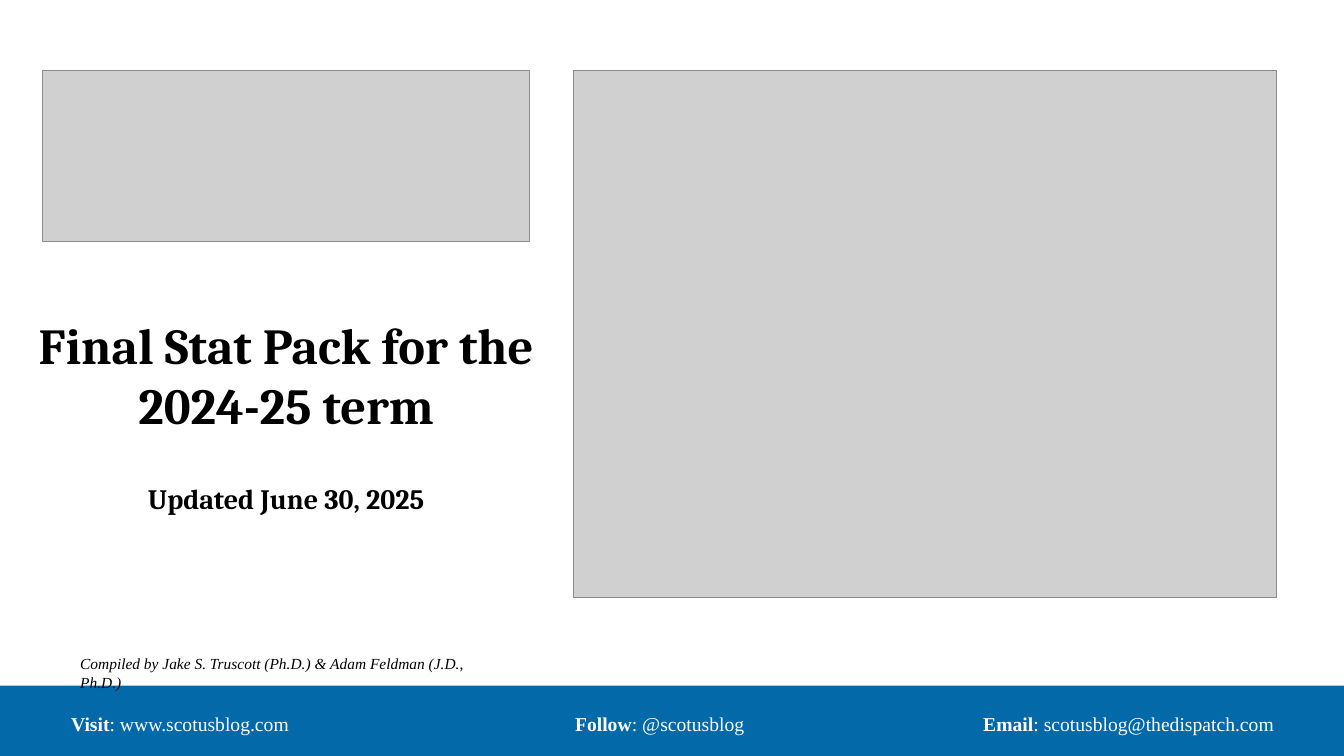
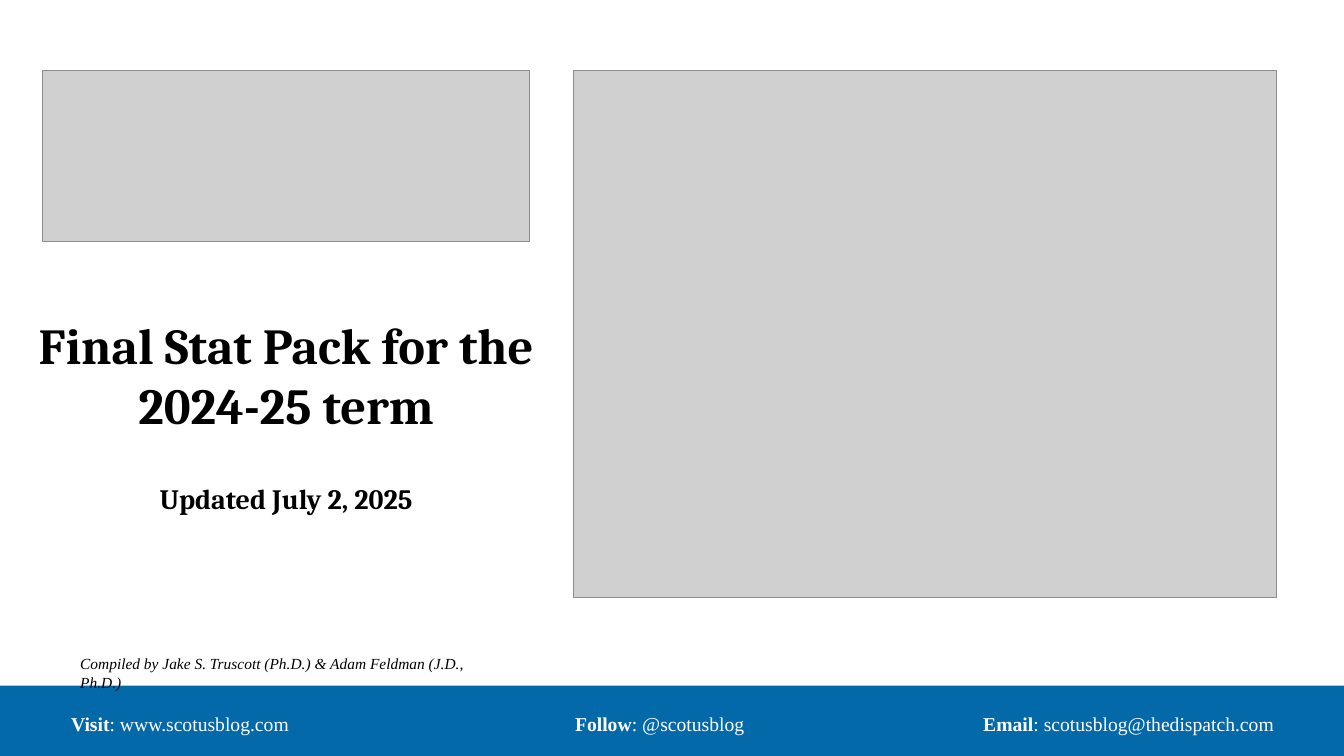
Before and after one commit to JakeTruscott/scotuswatch, a slide deck: slide 1 of Stat Reviews/OT24_StatReview/compilation/SCOTUSBlog/statpack_OT24.pptx. Drawn at 1344x756 pixels with LibreOffice and Linux fonts; fonts in the diff are those of the drawing; grey boxes stand for pictures. Boxes give left, top, right and bottom in pixels: in the first picture for what was removed or moved away, otherwise in the second. Text is boxed around its words. In the diff, an @@ line names an element or a change of style, - is before the commit and + after.

```diff
--- a/Stat Reviews/OT24_StatReview/compilation/SCOTUSBlog/statpack_OT24.pptx
+++ b/Stat Reviews/OT24_StatReview/compilation/SCOTUSBlog/statpack_OT24.pptx
@@ title at <box>39,328,533,515</box>: text changed @@
-Final Stat Pack for the 2024-25 term
-Updated June 30, 2025
+Final Stat Pack for the 2024-25 term
+Updated July 2, 2025
```
Also in this commit, not shown: 1 other slide changed, 13 other files.
